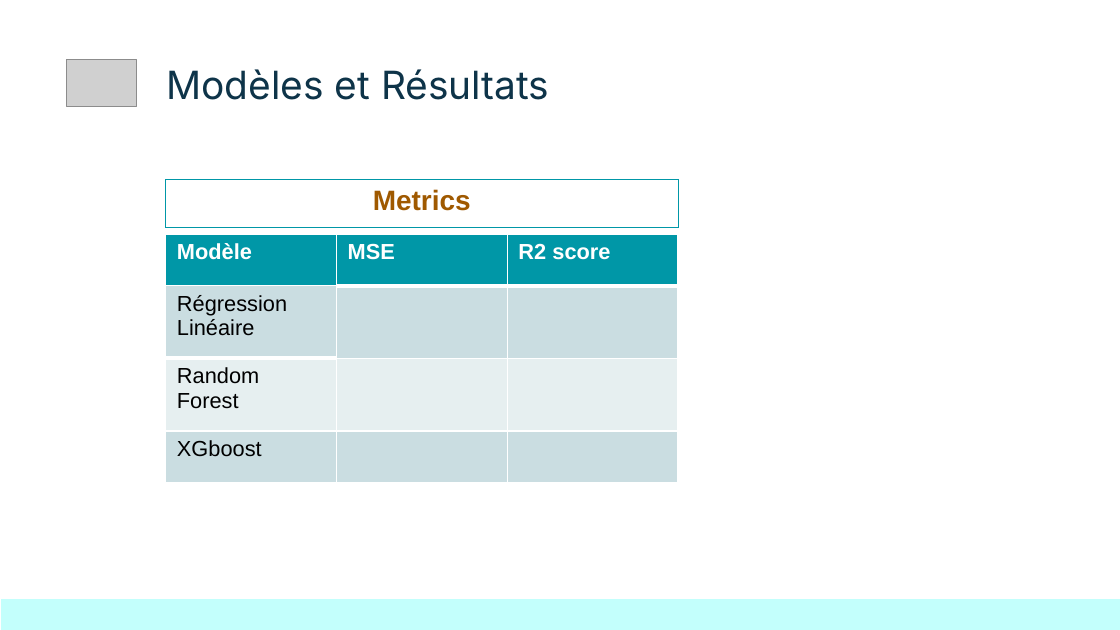
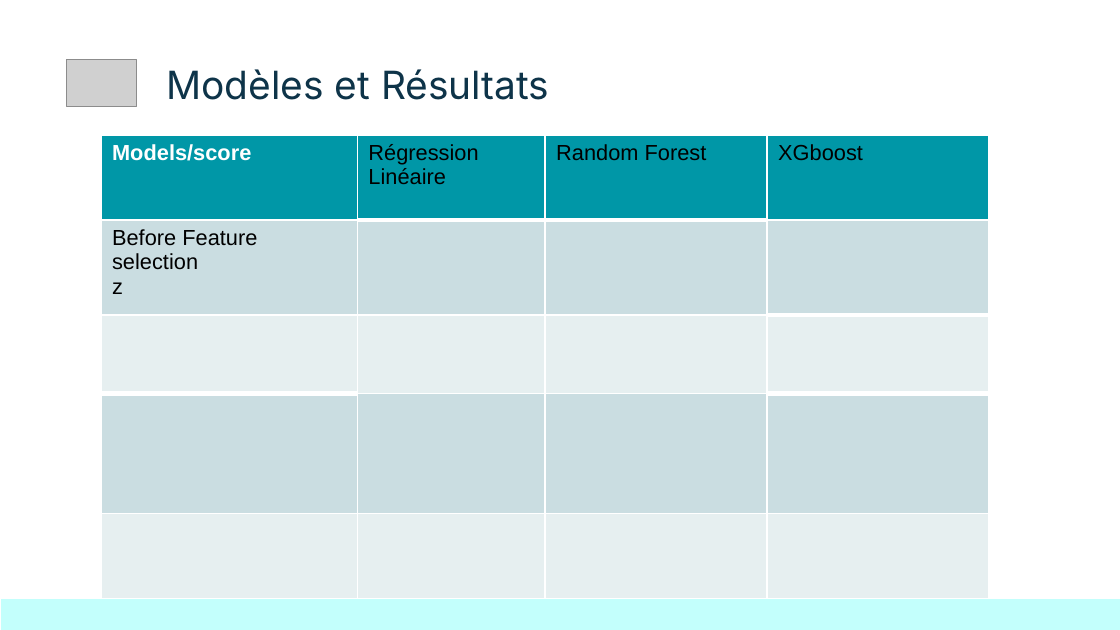
Before and after one commit to baigalmaa-baatar/Predict-energy-consumption, a slide deck: slide 24 of modeling/Final_Project_Slides.pptx. Drawn at 1120x630 pixels with LibreOffice and Linux fonts; fonts in the diff are those of the drawing; grey boxes stand for pictures. Boxes give left, top, right and bottom in pixels: in the first picture for what was removed or moved away, otherwise in the second. Text is boxed around its words. In the diff, an @@ line names an element or a change of style, - is before the commit and + after.

Commit message:
Changed slide

```diff
--- a/modeling/Final_Project_Slides.pptx
+++ b/modeling/Final_Project_Slides.pptx
@@ table at (101,136,989,503) @@
-Modèle | MSE | R2 score
-Régression Linéaire |  | 
-Random Forest |  | 
-XGboost |  | 
+Models/score | Régression Linéaire | Random Forest | XGboost
+Before Feature selection / z |  |  | 
+ |  |  | 
+ |  |  | 
+ |  |  | 
@@ table: place and size @@
-table at (166,234,676,601)
+table at (101,136,989,503)
@@ table removed at (166,179,678,547), 1 rows, 1 columns @@
-Metrics
```
Also in this commit, not shown: 1 slide added.
